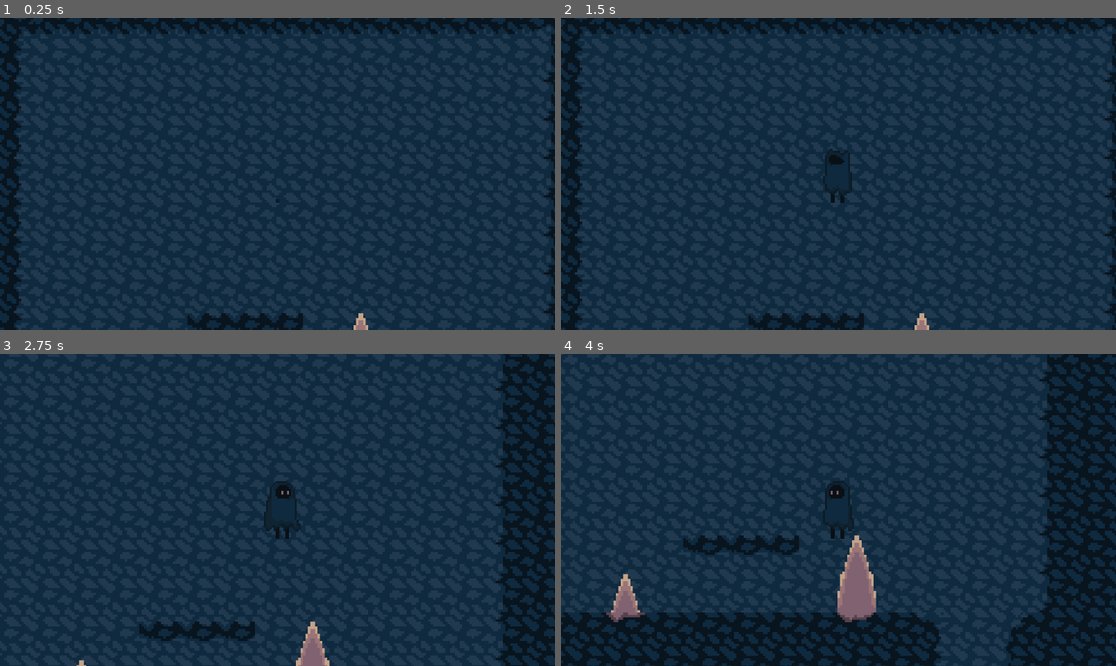
Above: before the commit, frames 1-4 (two rows, left to right).
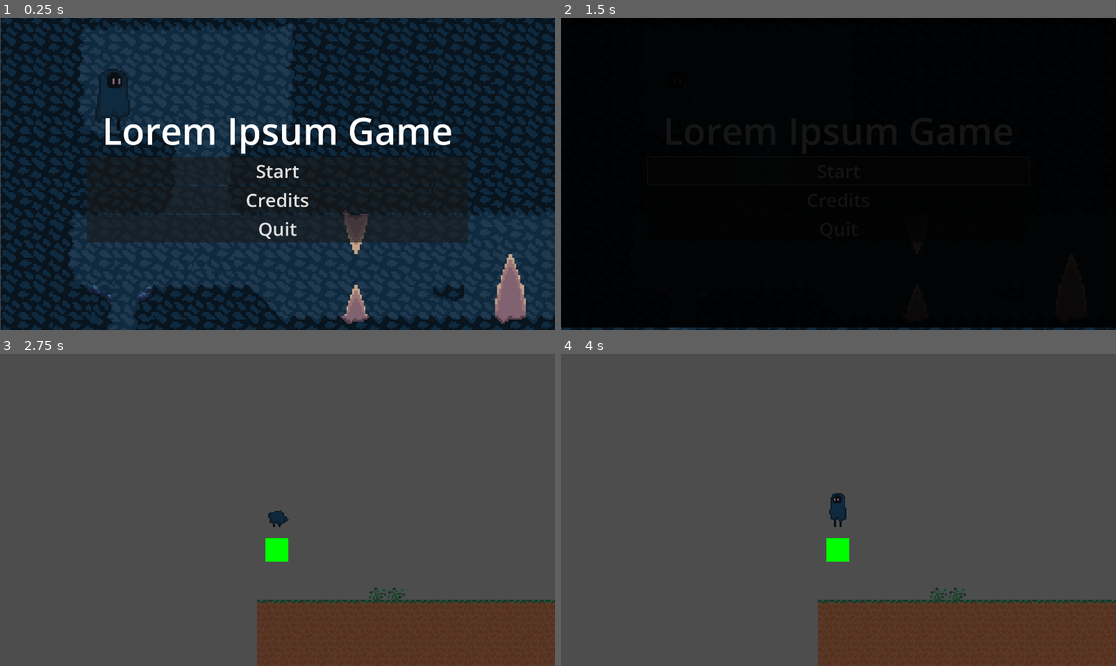
Above: after the commit, the same moments.

Repository: Sukarth/Hackclub-Jumpstart-Game
Game: Godot game, scene res://main_menu.tscn
The game is run twice, just before and just after one commit, with the same random seed, the same clock (stepped at 60 frames per second) and the same inputs. Before the commit the project starts from res://game.tscn.
Inputs (mouse positions are in pixels of both pictures, inside the frame that each line leads up to):
- Up to frame 1 (0.25 s): no input
- Up to frame 2 (1.5 s): click (838, 170) at 0.5 s, where only the run after the commit has a clickable "Start"; click (838, 170) at 1.25 s, where only the run after the commit has a clickable "Start"
- Up to frame 3 (2.75 s): tap Enter at 2 s; hold D (move_right) from 2.03 s (still down); hold Down (show_progress) from 2.03 s (still down); tap Space (jump) at 2.27 s
- Up to frame 4 (4 s): release Down (show_progress) at 2.78 s; tap Up (trigger_sacrifice) at 2.85 s; tap Space (jump) at 3.02 s; release D (move_right) at 3.5 s; click (644, 391) at 3.5 s, where only the run before the commit has a clickable "🌌 Sacrifice Gravity"

The runs differ from the first frame. In frame 1, 42% of the frame differs, in the area x 0-100%, y 0-100%; in frame 2, 99%; in frame 3, 100%; in frame 4, 100%.

Commit message:
resized main menu

Diff:
--- a/levels/void_labyrinth/cave.tscn
+++ b/levels/void_labyrinth/cave.tscn
@@ -15,84 +15,88 @@
 
 [node name="Camera2D" type="Camera2D" parent="Player"]
 
-[node name="TileMap" type="TileMap" parent="."]
+[node name="Node2D" type="Node2D" parent="."]
+texture_filter = 1
+scale = Vector2(4, 4)
+
+[node name="TileMap" type="TileMap" parent="Node2D"]
 z_index = -1
 tile_set = ExtResource("2_um44m")
 format = 2
 layer_0/tile_data = PackedInt32Array(196606, 65540, 2, 196607, 65540, 2, 131072, 65540, 2, 131073, 65540, 2, 131074, 65 …(235873 unchanged characters)…
 
-[node name="SacrificeTriggers" type="Node2D" parent="."]
+[node name="SacrificeTriggers" type="Node2D" parent="Node2D"]
 visible = false
+
+[node name="MovingPlatform" parent="Node2D" instance=ExtResource("5_um44m")]
+position = Vector2(1789, -478)
+move_speed = 8.0
+
+[node name="MovingPlatform2" parent="Node2D" instance=ExtResource("5_um44m")]
+position = Vector2(1810, -352)
+move_speed = 8.0
+
+[node name="MovingPlatform3" parent="Node2D" instance=ExtResource("5_um44m")]
+position = Vector2(2233, -306)
+move_speed = 8.0
+
+[node name="MovingPlatform4" parent="Node2D" instance=ExtResource("5_um44m")]
+position = Vector2(2056, -435)
+move_speed = 8.0
+
+[node name="MovingPlatform5" parent="Node2D" instance=ExtResource("5_um44m")]
+position = Vector2(1979, -156)
+move_speed = 8.0
+
+[node name="Checkpoint" parent="Node2D" instance=ExtResource("3_kcrvw")]
+position = Vector2(259, 22)
+is_level_start = true
+
+[node name="Checkpoint2" parent="Node2D" instance=ExtResource("3_kcrvw")]
+position = Vector2(1902, -59)
+checkpoint_id = "checkpoint_2"
+
+[node name="MovingPlatform6" parent="Node2D" instance=ExtResource("5_um44m")]
+position = Vector2(2371, -433)
+move_speed = 8.0
+
+[node name="MovingPlatform7" parent="Node2D" instance=ExtResource("5_um44m")]
+position = Vector2(2581, -311)
+move_speed = 8.0
+
+[node name="CrumblingPlatform" parent="Node2D" instance=ExtResource("6_kcrvw")]
+position = Vector2(2787, -341)
+
+[node name="CrumblingPlatform2" parent="Node2D" instance=ExtResource("6_kcrvw")]
+position = Vector2(2938, -439)
+
+[node name="MovingPlatform8" parent="Node2D" instance=ExtResource("5_um44m")]
+position = Vector2(3466, -639)
+move_speed = 8.0
+
+[node name="CrumblingPlatform3" parent="Node2D" instance=ExtResource("6_kcrvw")]
+position = Vector2(3344, -502)
+
+[node name="CrumblingPlatform4" parent="Node2D" instance=ExtResource("6_kcrvw")]
+position = Vector2(3105, -589)
+
+[node name="CrumblingPlatform5" parent="Node2D" instance=ExtResource("6_kcrvw")]
+position = Vector2(4224, -704)
+
+[node name="CrumblingPlatform6" parent="Node2D" instance=ExtResource("6_kcrvw")]
+position = Vector2(4128, -704)
+
+[node name="Checkpoint3" parent="Node2D" instance=ExtResource("3_kcrvw")]
+position = Vector2(3740, -715)
+checkpoint_id = "checkpoint_2"
+
+[node name="LevelExit" parent="Node2D" instance=ExtResource("7_kig2u")]
+position = Vector2(5150, -1388)
+
+[node name="CrumblingPlatform7" parent="Node2D" instance=ExtResource("6_kcrvw")]
+position = Vector2(5149, -1329)
 
 [node name="UI" type="CanvasLayer" parent="."]
 visible = false
 
 [node name="SacrificeChoice" parent="UI" instance=ExtResource("4_kig2u")]
-
-[node name="MovingPlatform" parent="." instance=ExtResource("5_um44m")]
-position = Vector2(1789, -478)
-move_speed = 8.0
-
-[node name="MovingPlatform2" parent="." instance=ExtResource("5_um44m")]
-position = Vector2(1810, -352)
-move_speed = 8.0
-
-[node name="MovingPlatform3" parent="." instance=ExtResource("5_um44m")]
-position = Vector2(2233, -306)
-move_speed = 8.0
-
-[node name="MovingPlatform4" parent="." instance=ExtResource("5_um44m")]
-position = Vector2(2056, -435)
-move_speed = 8.0
-
-[node name="MovingPlatform5" parent="." instance=ExtResource("5_um44m")]
-position = Vector2(1979, -156)
-move_speed = 8.0
-
-[node name="Checkpoint" parent="." instance=ExtResource("3_kcrvw")]
-position = Vector2(259, 22)
-is_level_start = true
-
-[node name="Checkpoint2" parent="." instance=ExtResource("3_kcrvw")]
-position = Vector2(1902, -59)
-checkpoint_id = "checkpoint_2"
-
-[node name="MovingPlatform6" parent="." instance=ExtResource("5_um44m")]
-position = Vector2(2371, -433)
-move_speed = 8.0
-
-[node name="MovingPlatform7" parent="." instance=ExtResource("5_um44m")]
-position = Vector2(2581, -311)
-move_speed = 8.0
-
-[node name="CrumblingPlatform" parent="." instance=ExtResource("6_kcrvw")]
-position = Vector2(2787, -341)
-
-[node name="CrumblingPlatform2" parent="." instance=ExtResource("6_kcrvw")]
-position = Vector2(2938, -439)
-
-[node name="MovingPlatform8" parent="." instance=ExtResource("5_um44m")]
-position = Vector2(3466, -639)
-move_speed = 8.0
-
-[node name="CrumblingPlatform3" parent="." instance=ExtResource("6_kcrvw")]
-position = Vector2(3344, -502)
-
-[node name="CrumblingPlatform4" parent="." instance=ExtResource("6_kcrvw")]
-position = Vector2(3105, -589)
-
-[node name="CrumblingPlatform5" parent="." instance=ExtResource("6_kcrvw")]
-position = Vector2(4224, -704)
-
-[node name="CrumblingPlatform6" parent="." instance=ExtResource("6_kcrvw")]
-position = Vector2(4128, -704)
-
-[node name="Checkpoint3" parent="." instance=ExtResource("3_kcrvw")]
-position = Vector2(3740, -715)
-checkpoint_id = "checkpoint_2"
-
-[node name="LevelExit" parent="." instance=ExtResource("7_kig2u")]
-position = Vector2(5150, -1388)
-
-[node name="CrumblingPlatform7" parent="." instance=ExtResource("6_kcrvw")]
-position = Vector2(5149, -1329)
--- a/main_menu.tscn
+++ b/main_menu.tscn
@@ -45,6 +45,7 @@
 anchors_preset = 15
 anchor_right = 1.0
 anchor_bottom = 1.0
+offset_bottom = 200.0
 grow_horizontal = 2
 grow_vertical = 2
 size_flags_horizontal = 4
@@ -55,16 +56,21 @@
 [node name="TextureRect" type="TextureRect" parent="."]
 texture_filter = 1
 layout_mode = 1
-offset_top = -4.0
-offset_right = 288.0
-offset_bottom = 172.0
+offset_left = 1.8003731
+offset_top = -38.0
+offset_right = 482.8913
+offset_bottom = 256.0
 scale = Vector2(4, 4)
 texture = ExtResource("2_7vrkn")
 
 [node name="MarginContainer" type="MarginContainer" parent="."]
-layout_mode = 0
-offset_right = 1206.0
-offset_bottom = 647.0
+layout_mode = 1
+anchors_preset = -1
+anchor_right = 0.628125
+anchor_bottom = 0.5054687
+offset_top = -3.8043451
+offset_right = 714.0
+offset_bottom = 438.0
 mouse_filter = 2
 theme_override_constants/margin_left = 300
 theme_override_constants/margin_right = 300
@@ -75,7 +81,7 @@
 
 [node name="Label" type="Label" parent="MarginContainer/VBoxContainer"]
 layout_mode = 2
-theme_override_font_sizes/font_size = 64
+theme_override_font_sizes/font_size = 128
 text = "Lorem Ipsum Game"
 horizontal_alignment = 1
 
@@ -84,7 +90,7 @@
 z_index = 1
 layout_mode = 2
 mouse_filter = 1
-theme_override_font_sizes/font_size = 32
+theme_override_font_sizes/font_size = 64
 text = "Start"
 
 [node name="CreditsButton" type="Button" parent="MarginContainer/VBoxContainer"]
@@ -92,7 +98,7 @@
 z_index = 1
 layout_mode = 2
 mouse_filter = 1
-theme_override_font_sizes/font_size = 32
+theme_override_font_sizes/font_size = 64
 text = "Credits"
 
 [node name="QuitButton" type="Button" parent="MarginContainer/VBoxContainer"]
@@ -100,16 +106,15 @@
 z_index = 1
 layout_mode = 2
 mouse_filter = 1
-theme_override_font_sizes/font_size = 32
+theme_override_font_sizes/font_size = 64
 text = "Quit"
 
 [node name="FadeBox" type="ColorRect" parent="."]
 z_index = 2
 layout_mode = 0
-offset_left = 2.0
-offset_top = -2.0
-offset_right = 1154.0
-offset_bottom = 646.0
+offset_left = -3.8043451
+offset_right = 1939.0
+offset_bottom = 1072.0
 mouse_filter = 2
 color = Color(0, 0, 0, 0)
 
--- a/player/player.gd
+++ b/player/player.gd
@@ -1,9 +1,9 @@
 extends CharacterBody2D
 
 # Movement constants
-const BASE_SPEED = 300.0
+const BASE_SPEED = 500.0
 const BASE_JUMP_VELOCITY = -600.0
-const SLOW_SPEED = 150.0 # Speed when running is sacrificed
+const SLOW_SPEED = 250.0 # Speed when running is sacrificed
 
 var spawned = false
 
--- a/project.godot
+++ b/project.godot
@@ -11,7 +11,7 @@
 [application]
 
 config/name="sacrifices must be made"
-run/main_scene="uid://yele7q4tlin3"
+run/main_scene="uid://fdr1rpk4bp1t"
 config/features=PackedStringArray("4.5", "Forward Plus")
 config/icon="res://icon.svg"
 
@@ -19,6 +19,11 @@
 
 GameManager="*res://scripts/GameManager.gd"
 CheckpointManager="*res://scripts/CheckpointManager.gd"
+
+[display]
+
+window/size/viewport_width=1920
+window/size/viewport_height=1080
 
 [editor]
 
Not shown: 1 places in levels/void_labyrinth/cave.tscn that only renumber resources
Not shown: 1 places in main_menu.tscn that only renumber resources
